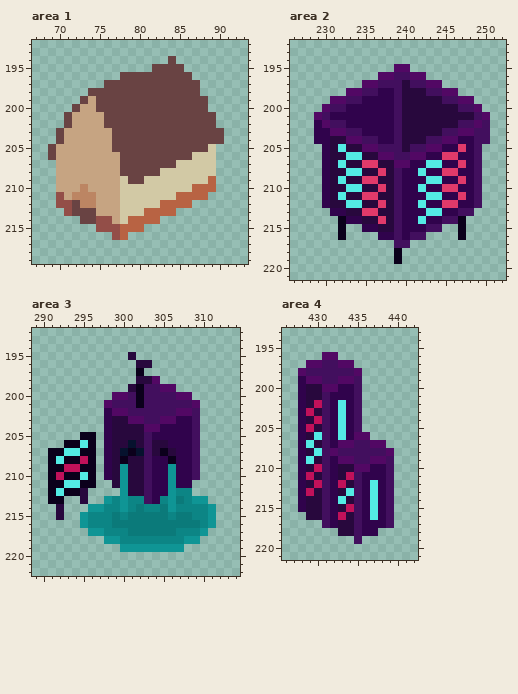
Pixel-art file: tuskclimb/Graphics/tiles.aseprite. Above, as it was before the edit.
584x288 pixels, 1 frame. Shown: area 1: x 67..93, y 192..219; area 2: x 226..252, y 192..221; area 3: x 289..314, y 192..222; area 4: x 426..442, y 193..221. The commit also changed other parts of the picture, which this record leaves out.
The same view after the edit:
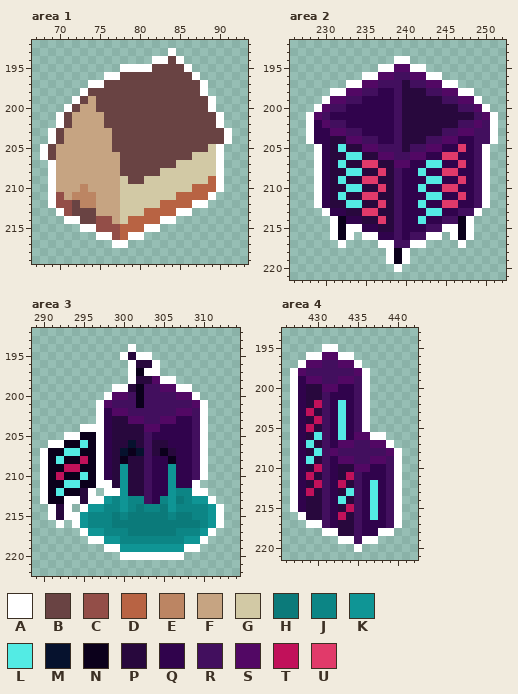
Palette (. is transparent): A #ffffff  B #694343  C #934e48  D #b86343  E #bc8563  F #c6a482  G #d2c9a5  H #0b7a7a  J #0c8585  K #0f9595  L #53ebe4  M #06122e  N #0b001b  P #28083d  Q #30034c  R #420f5e  S #520864  T #c1115a  U #e13a6a
The exact change:
Area 1:
Colour A is added in row 193 at x 84; in row 194 at x 82 to 83 and 85; in row 195 at x 78 to 81 and 86; in row 196 at x 76 to 77 and 87; in row 197 at x 74 to 75 and 88; in row 198 at x 73 and 88.
Colour A is added in row 199 at x 72 and 89; in row 200 at x 71 and 89; in rows 201 to 202 at x 70 and 90; in rows 203 to 204 at x 69 and 91; in rows 205 to 206 at x 68 and 90; in rows 207 to 210 at x 69 and 90.
Colour A is added in row 211 at x 69 and 89; in row 212 at x 69 and 87 to 88; in row 213 at x 70 and 85 to 86; in row 214 at x 71 to 72 and 83 to 84; in row 215 at x 73 to 74 and 81 to 82; in row 216 at x 75 to 76 and 79 to 80.
Colour A is added in row 217 at x 77 to 78.
Area 2:
Colour A is added in row 194 at x 239 to 240; in row 195 at x 237 to 238 and 241 to 242; in row 196 at x 235 to 236 and 243 to 244; in row 197 at x 233 to 234 and 245 to 246; in row 198 at x 231 to 232 and 247 to 248; in row 199 at x 230 and 249.
Colour A is added in row 200 at x 229 and 250; in rows 201 to 204 at x 228 and 251; in rows 205 to 212 at x 229 and 250; in row 213 at x 230 and 249; in row 214 at x 231 and 248; in row 215 at x 231, 233 to 234, 245 to 246 and 248.
Colour A is added in row 216 at x 231, 233, 235 to 236, 243 to 244, 246 and 248; in row 217 at x 232, 237 to 238, 241 to 242 and 247; in rows 218 to 219 at x 238 and 240; in row 220 at x 239.
Area 3:
Colour A is added in row 194 at x 301; in row 195 at x 300 and 302 to 303; in row 196 at x 301 and 304; in row 197 at x 301 and 303 to 304; in row 198 at x 301 and 305 to 306; in row 199 at x 299 to 300 and 307 to 308.
Colour A is added in row 200 at x 298 and 309; in rows 201 to 203 at x 297 and 310; in row 204 at x 295 to 297 and 310; in row 205 at x 293 to 294, 297 and 310; in row 206 at x 291 to 292, 297 and 310; in rows 207 to 210 at x 290, 297 and 310.
Colour A is added in row 211 at x 290, 297 to 298 and 309; in row 212 at x 290, 296, 298 to 299 and 309 to 310; in row 213 at x 290, 293 to 294, 296 to 297 and 311; in row 214 at x 291, 293, 295 and 312; in row 215 at x 291, 293 to 294 and 312; in row 216 at x 292, 294 and 312.
Colour A is added in row 217 at x 295 and 311; in row 218 at x 296 to 297 and 310; in row 219 at x 298 to 299 and 308 to 309; in row 220 at x 300 to 307.
Area 4:
Colour A is added in row 195 at x 431 to 432; in row 196 at x 429 to 430 and 433 to 434; in row 197 at x 428 and 435; in rows 198 to 205 at x 427 and 436; in row 206 at x 427 and 437 to 438; in row 207 at x 427 and 439.
Colour A is added in rows 208 to 215 at x 427 and 440; in row 216 at x 428 and 440; in row 217 at x 429 to 430 and 440; in row 218 at x 431 to 432 and 438 to 439; in row 219 at x 433 to 434 and 436 to 437; in row 220 at x 435.
Where, in picture pixels (left, top, right, bottom), the same in both pictures:
added: (40, 48, 232, 248)
added: (306, 56, 498, 272)
added: (40, 344, 224, 560)
added: (290, 344, 402, 552)
